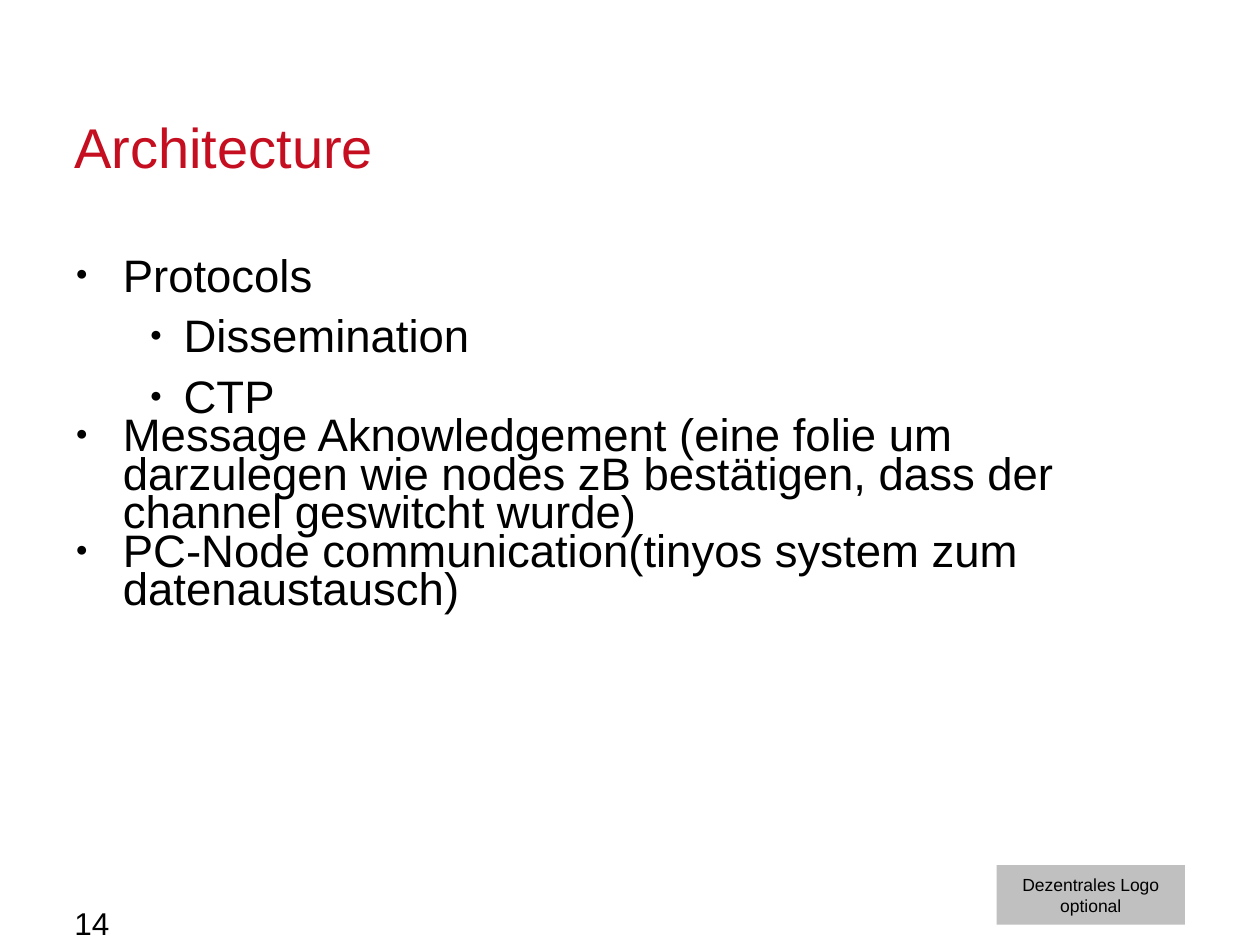
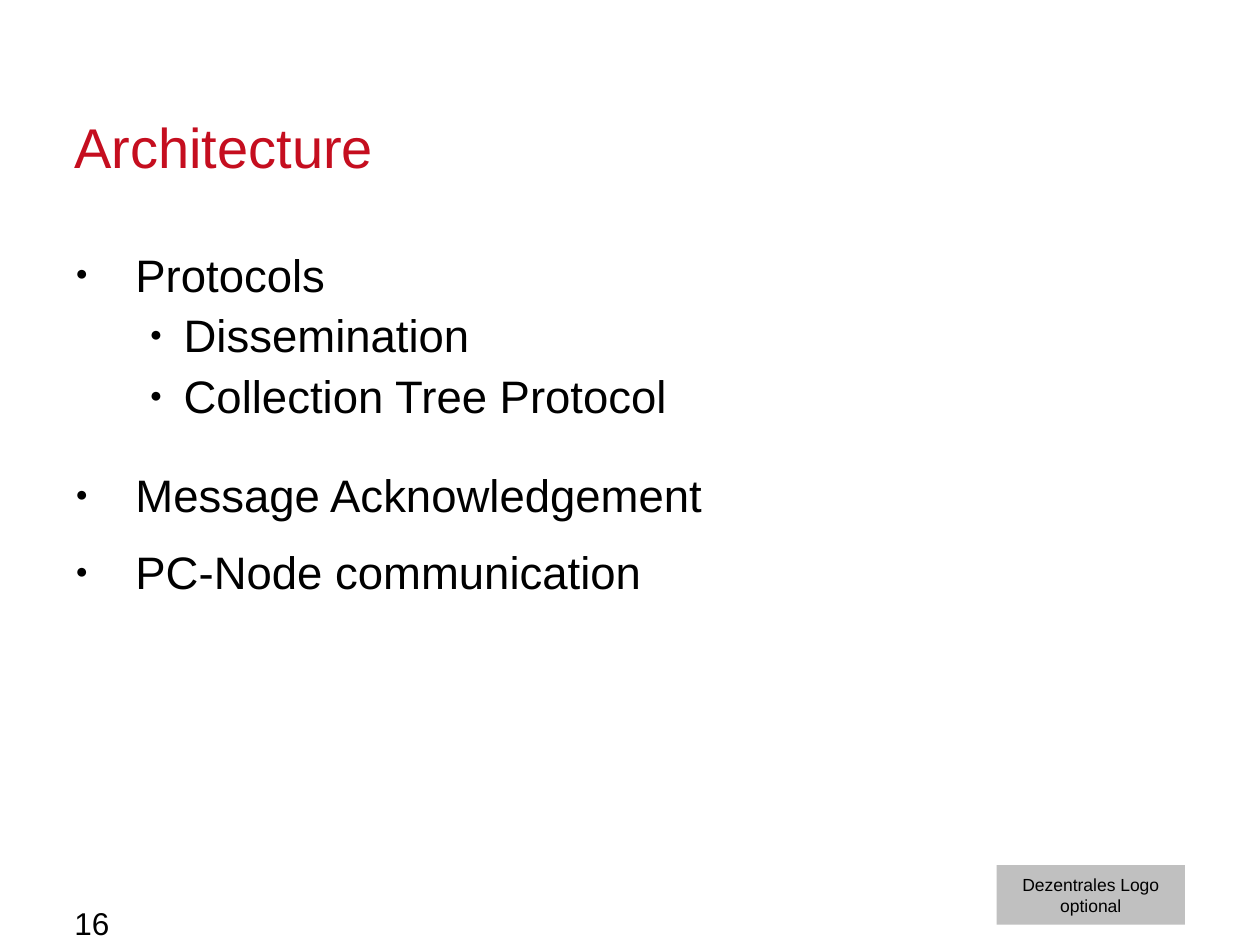
Before and after one commit to moritzschaefer/SensorSequence, a slide deck: slide 16 of docs/MeilensteinNrOne.odp (slide 14 before the commit). Drawn at 1260x945 pixels with LibreOffice and Linux fonts; fonts in the diff are those of the drawing; background and template pictures are left out. Boxes give left, top, right and bottom in pixels: in the first picture for what was removed or moved away, otherwise in the second. Text is boxed around its words. In the diff, an @@ line names an element or a change of style, - is before the commit and + after.

```diff
--- a/docs/MeilensteinNrOne.odp
+++ b/docs/MeilensteinNrOne.odp
@@ text at bbox=[135, 380, 702, 590]: text changed @@
-  ● CTP
-● Message Aknowledgement (eine folie um darzulegen wie nodes zB bestätigen, dass der channel geswitcht wurde)
-● PC-Node communication(tinyos system zum datenaustausch)
+  ● Collection Tree Protocol
+● Message Acknowledgement
+● PC-Node communication
@@ page number at bbox=[74, 913, 109, 936]: text changed @@
-14
+16
```
Also in this commit, not shown: 10 other slides changed, 12 slides added, 6 slides removed, 1 other file.
